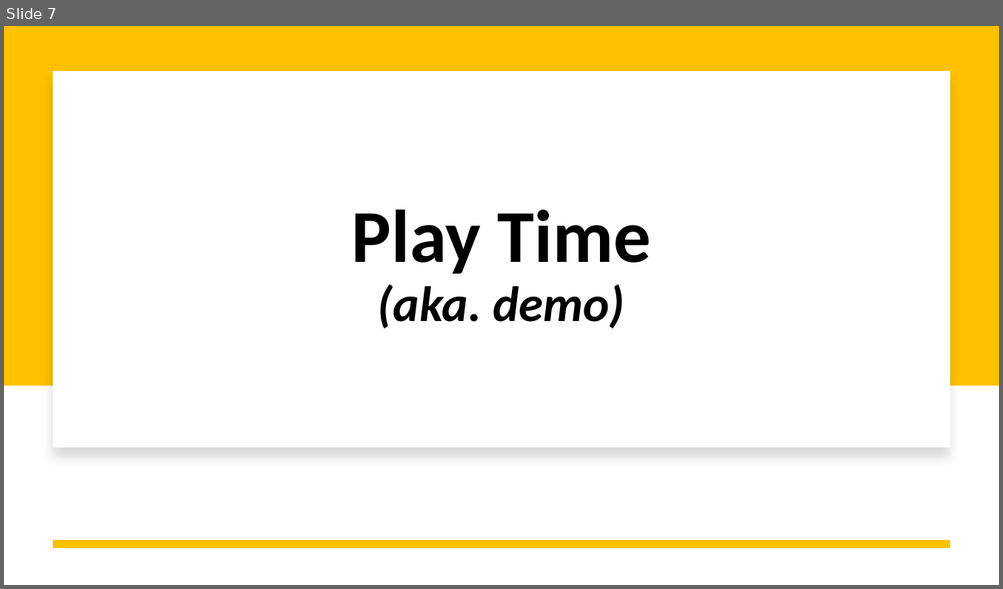
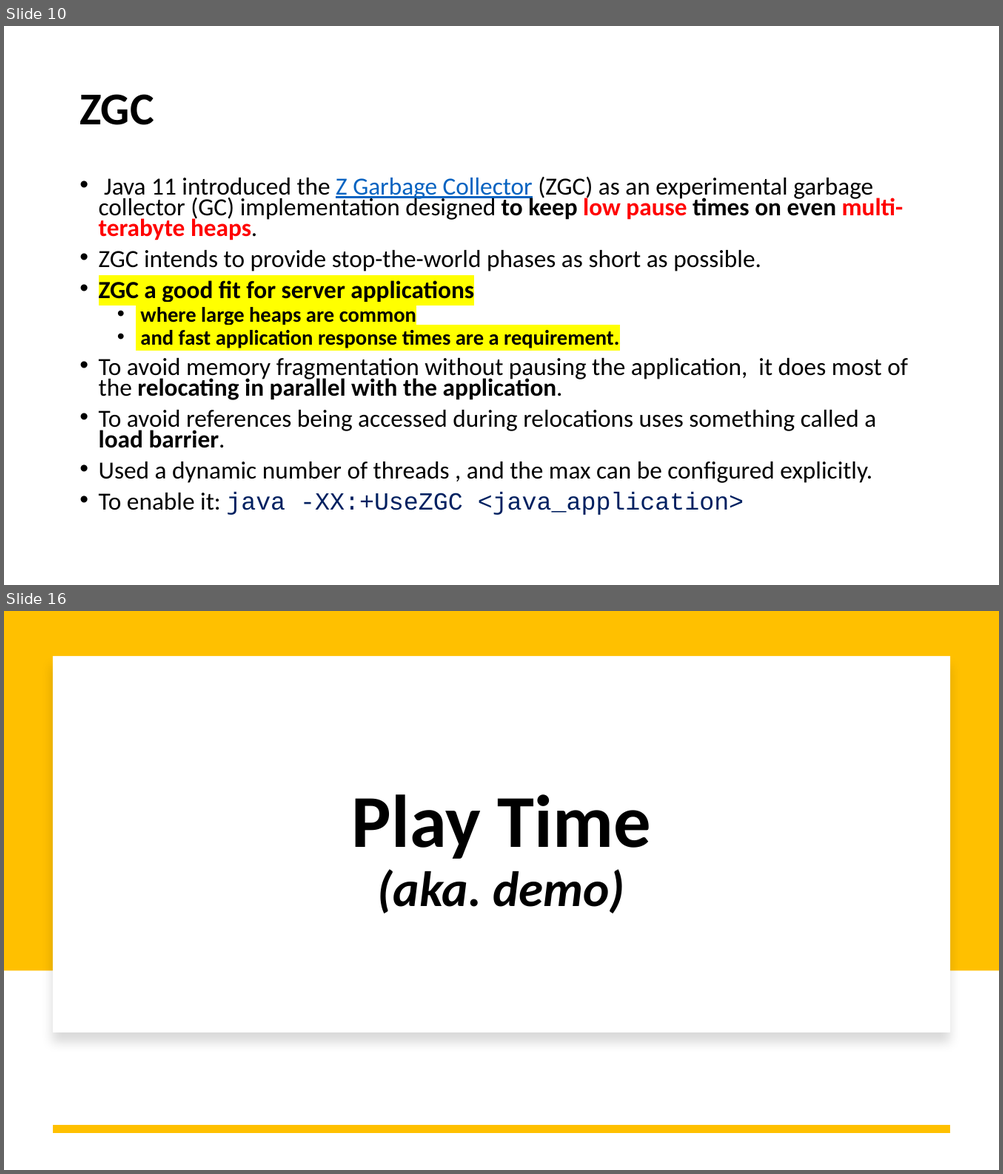
Before and after one commit to iuliana/jdk21-parent-project, a slide deck: Java21-Presentation.pptx. Shown one above the other, each under a label of ours: slide 7 before the commit, slides 10 and 16 after it; the slides between them are not shown. The pictures are 1003x589 and 1003x1174 pixels, drawn with LibreOffice and Linux fonts; fonts in the diff are those of the drawing. Boxes give left, top, right and bottom in pixels: in the first picture for what was removed or moved away, otherwise in the second. Text is boxed around its words. In the diff, an @@ line names an element or a change of style, - is before the commit and + after.

```diff
--- a/Java21-Presentation.pptx
+++ b/Java21-Presentation.pptx
@@ slide 10 added at [4, 26, 999, 585], background #FFFFFF @@
@@ title added at [79, 94, 153, 125], 44 pt, text #000000, bold @@
+ZGC
@@ text added at [99, 176, 908, 515], 23.8 pt, text #000000 @@
+• Java 11 introduced the Z Garbage Collector (ZGC) as an experimental garbage collector (GC) implementation designed to keep low pause times on even multi-terabyte heaps.
+• ZGC intends to provide stop-the-world phases as short as possible.
+• ZGC a good fit for server applications
+  • where large heaps are common
+  • and fast application response times are a requirement.
+• To avoid memory fragmentation without pausing the application, it does most of the relocating in parallel with the application.
+• To avoid references being accessed during relocations uses something called a load barrier.
+• Used a dynamic number of threads , and the max can be configured explicitly.
+• To enable it: java -XX:+UseZGC <java_application>
@@ what was slide 7 is now slide 16 @@
```
Also in this commit, not shown: 4 slides changed, 7 other slides added, 22 other files.
